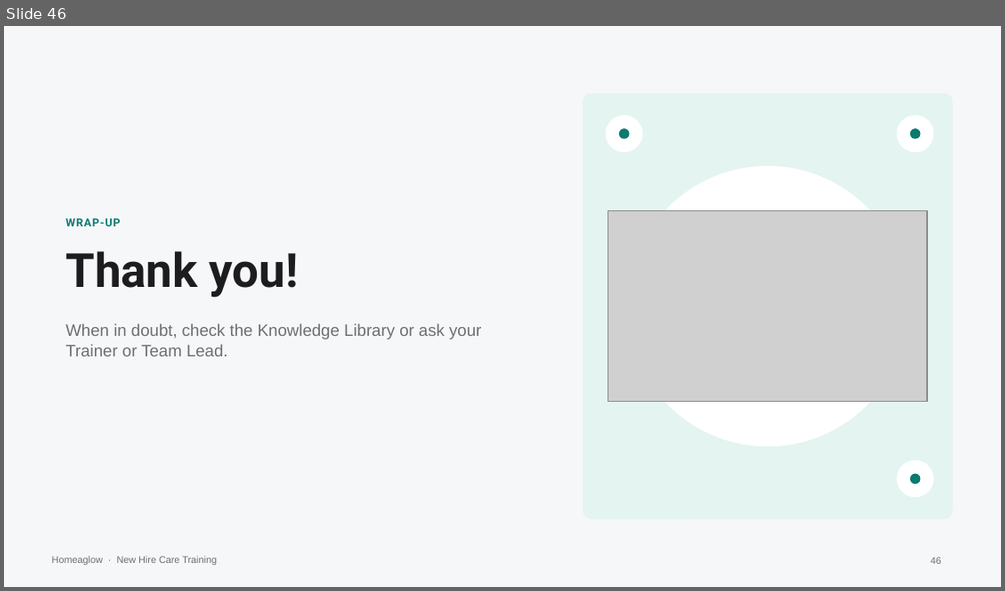
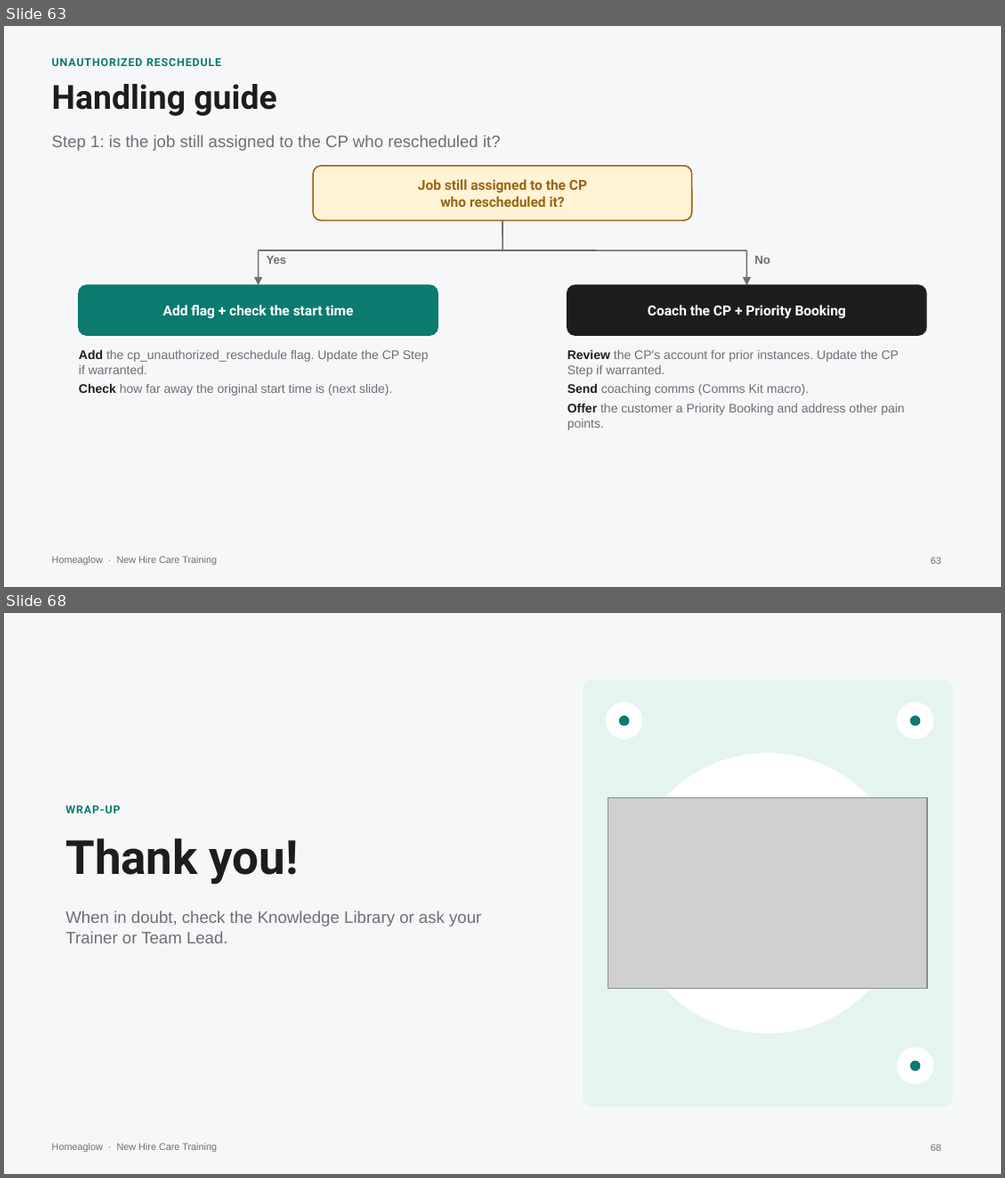
Before and after one commit to anjulimichelle/training, a slide deck: billing-disputes/billing-disputes-cash-payments.pptx. Shown one above the other, each under a label of ours: slide 46 before the commit, slides 63 and 68 after it; the slides between them are not shown. The pictures are 1005x591 and 1005x1178 pixels, drawn with LibreOffice and Linux fonts; fonts in the diff are those of the drawing; grey boxes stand for pictures. Boxes give left, top, right and bottom in pixels: in the first picture for what was removed or moved away, otherwise in the second. Text is boxed around its words. In the diff, an @@ line names an element or a change of style, - is before the commit and + after.

```diff
--- a/billing-disputes/billing-disputes-cash-payments.pptx
+++ b/billing-disputes/billing-disputes-cash-payments.pptx
@@ slide 63 added at bbox=[4, 26, 1001, 587], background #F6F7F9; not listed: 1 template element that a slide beside it also shows @@
@@ text added at bbox=[52, 58, 221, 66], 8 pt, text #0B7A6F, bold @@
+UNAUTHORIZED RESCHEDULE
@@ text added at bbox=[52, 84, 276, 116], 24 pt, text #1D1D1F, bold @@
+Handling guide
@@ text added at bbox=[52, 135, 501, 151], 12 pt, text #6E6E73 @@
+Step 1: is the job still assigned to the CP who rescheduled it?
@@ rounded rectangle added at bbox=[313, 166, 692, 220], fill #FFF3D6, outline #9A6410 1 pt @@
@@ text added at bbox=[418, 179, 587, 207], 10 pt, text #9A6410, bold @@
+Job still assigned to the CP
+who rescheduled it?
@@ line added from (502, 220) to (502, 250), #6E6E73 1 pt @@
@@ line added from (259, 250) to (746, 250), #6E6E73 1 pt @@
@@ arrow added from (259, 250) to (259, 285), #6E6E73 1 pt @@
@@ text added at bbox=[267, 256, 287, 264], 8.5 pt, text #6E6E73, bold @@
+Yes
@@ arrow added from (746, 250) to (746, 285), #6E6E73 1 pt @@
@@ text added at bbox=[754, 256, 770, 264], 8.5 pt, text #6E6E73, bold @@
+No
@@ rounded rectangle added at bbox=[79, 285, 437, 335], fill #0B7A6F, outline #0B7A6F 1 pt @@
@@ rounded rectangle added at bbox=[567, 285, 926, 335], fill #1D1D1F, outline #1D1D1F 1 pt @@
@@ text added at bbox=[163, 305, 353, 319], 10 pt, text #FFFFFF, bold @@
+Add flag + check the start time
@@ text added at bbox=[647, 305, 846, 319], 10 pt, text #FFFFFF, bold @@
+Coach the CP + Priority Booking
@@ text added at bbox=[79, 350, 429, 395], 9 pt, text #6E6E73 @@
+Add the cp_unauthorized_reschedule flag. Update the CP Step if warranted.
+Check how far away the original start time is (next slide).
@@ text added at bbox=[567, 350, 904, 430], 9 pt, text #6E6E73 @@
+Review the CP's account for prior instances. Update the CP Step if warranted.
+Send coaching comms (Comms Kit macro).
+Offer the customer a Priority Booking and address other pain points.
@@ page number added at bbox=[930, 556, 941, 564], 7 pt, text #6E6E73 @@
+63
@@ what was slide 46 is now slide 68 @@
@@ page number at bbox=[930, 1143, 941, 1151]: text changed @@
-46
+68
```
Also in this commit, not shown: 6 slides changed, 21 other slides added, 4 other files.
